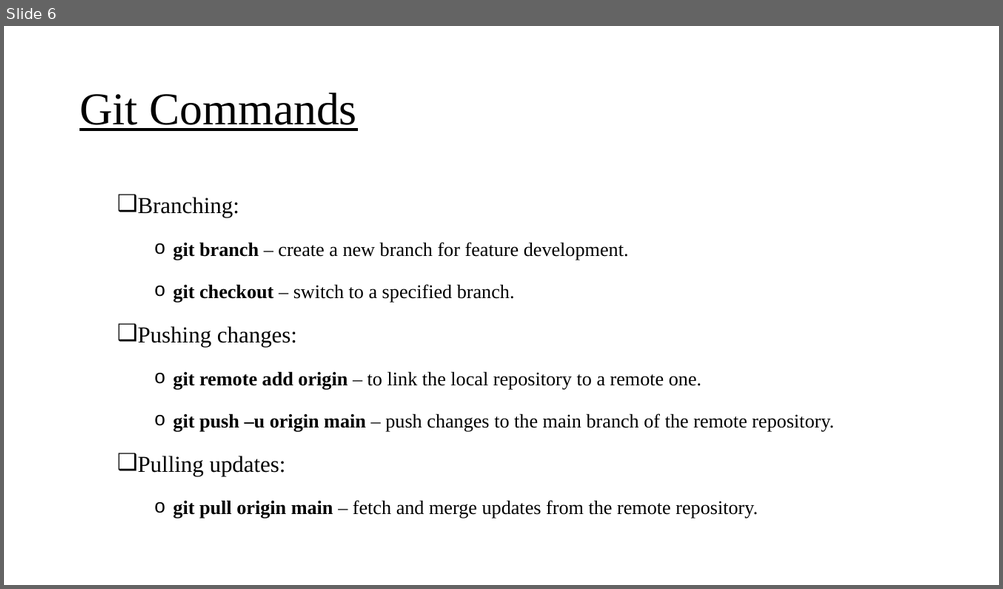
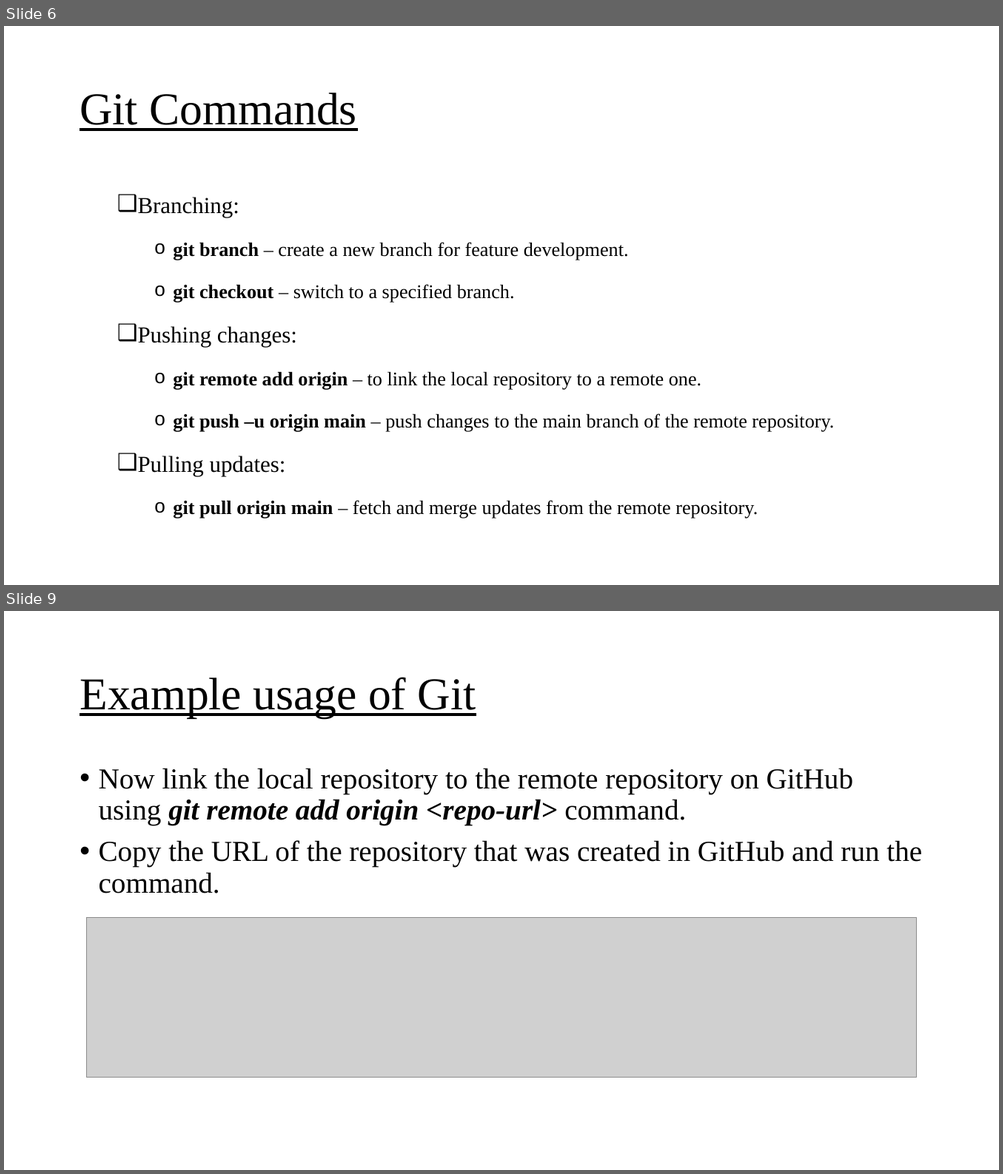
Before and after one commit to Prax29/internship-smgrlab, a slide deck: Git.pptx. Shown one above the other, each under a label of ours: slide 6 before the commit, slides 6 and 9 after it; the slides between them are not shown. The pictures are 1003x589 and 1003x1174 pixels, drawn with LibreOffice and Linux fonts; fonts in the diff are those of the drawing; grey boxes stand for pictures. Boxes give left, top, right and bottom in pixels: in the first picture for what was removed or moved away, otherwise in the second. Text is boxed around its words. In the diff, an @@ line names an element or a change of style, - is before the commit and + after.

Commit message:
Add example usage

```diff
--- a/Git.pptx
+++ b/Git.pptx
@@ slide 9 added at box(4, 611, 999, 1170), background #FFFFFF @@
@@ title added at box(79, 677, 476, 718), 44 pt, text #000000, underline @@
+Example usage of Git
@@ text added at box(99, 768, 922, 894), 28 pt, text #000000 @@
+• Now link the local repository to the remote repository on GitHub using git remote add origin <repo-url> command.
+• Copy the URL of the repository that was created in GitHub and run the command.
@@ picture added at box(87, 918, 916, 1078) @@
```
Also in this commit, not shown: 5 other slides added.
